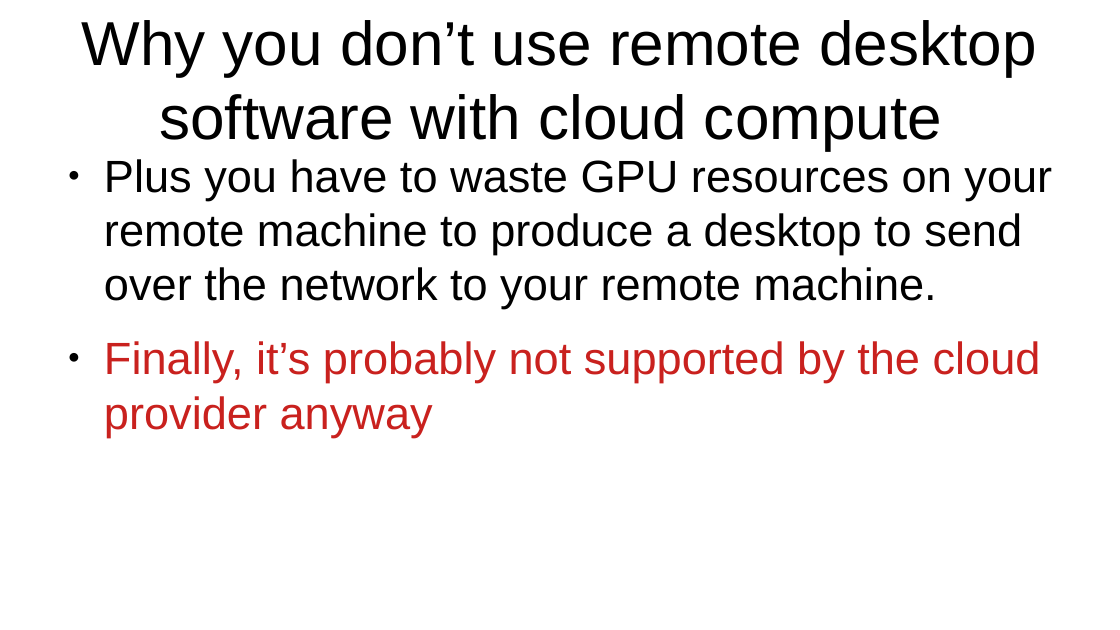
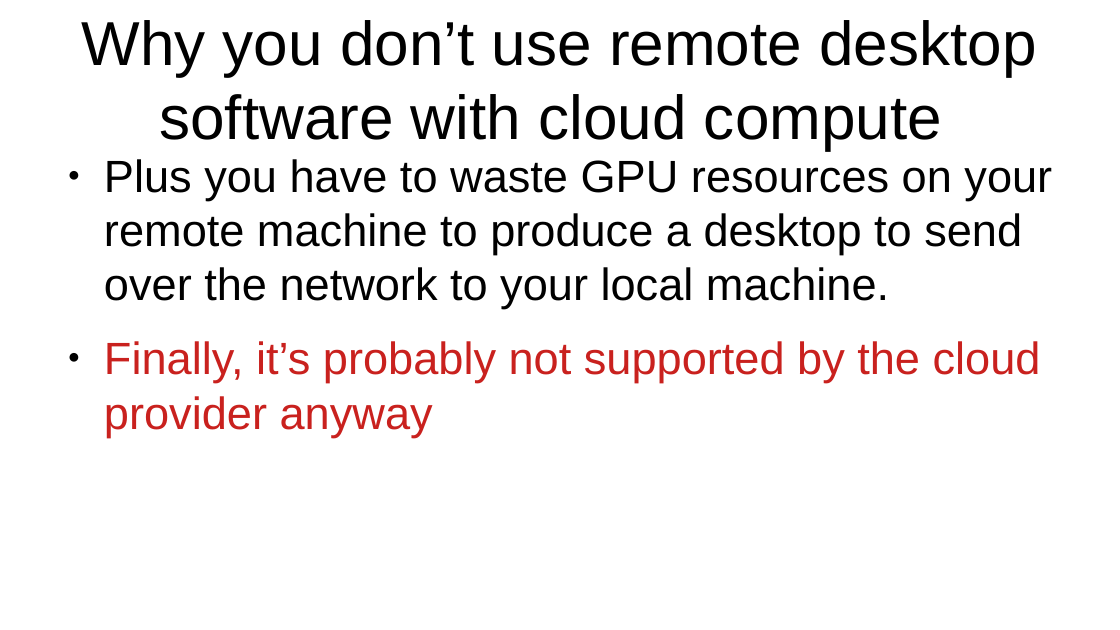
Before and after one commit to kperkins411/PCSE_595, a slide deck: slide 13 of content/Setting_up_cloud_machine.odp. Drawn at 1120x630 pixels with LibreOffice and Linux fonts; fonts in the diff are those of the drawing. Boxes give left, top, right and bottom in pixels: in the first picture for what was removed or moved away, otherwise in the second. Text is boxed around its words. In the diff, an @@ line names an element or a change of style, - is before the commit and + after.

```diff
--- a/content/Setting_up_cloud_machine.odp
+++ b/content/Setting_up_cloud_machine.odp
@@ text at (104,159,1052,309): text changed @@
-● Plus you have to waste GPU resources on your remote machine to produce a desktop to send over the network to your remote machine.
+● Plus you have to waste GPU resources on your remote machine to produce a desktop to send over the network to your local machine.
```
Also in this commit, not shown: 1 other slide changed, 4 other files.
